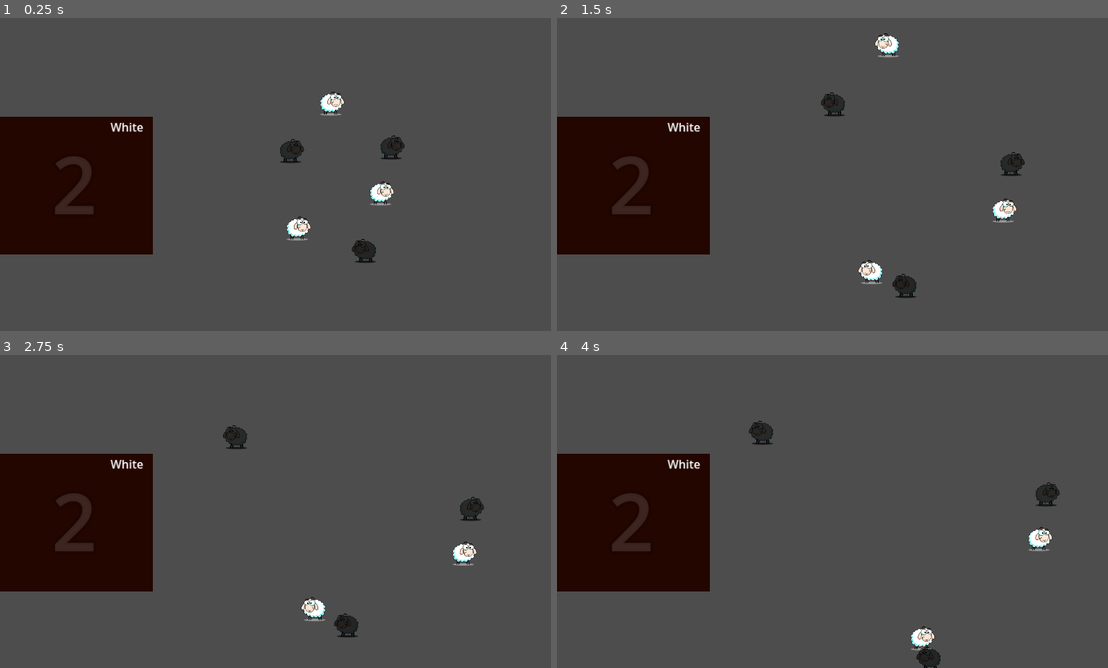
Above: before the commit, frames 1-4 (two rows, left to right).
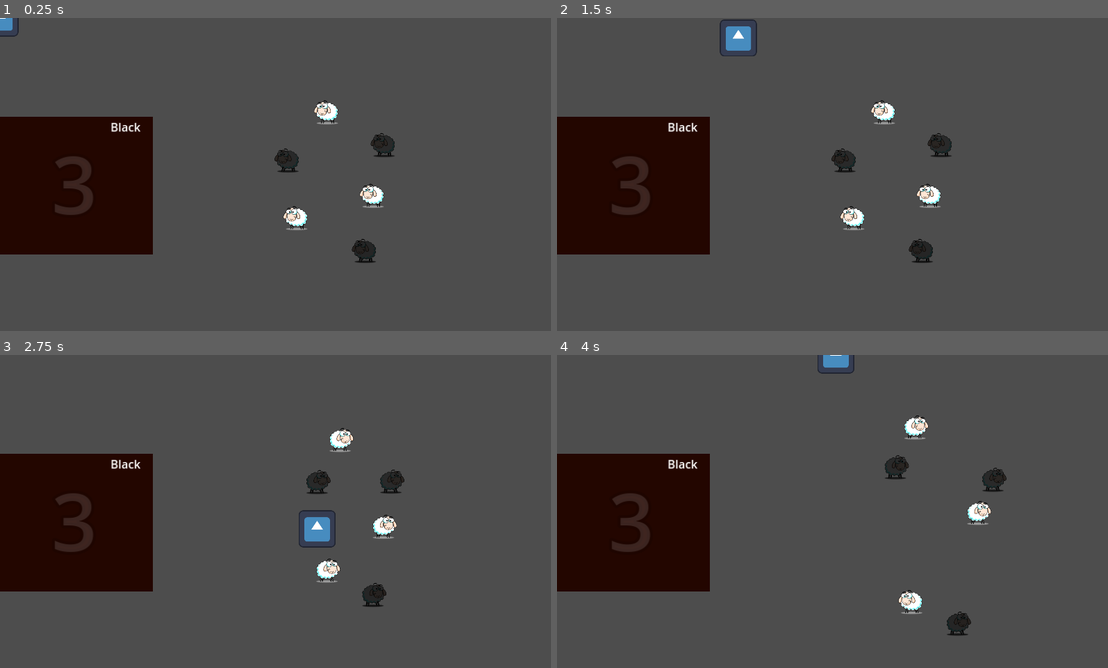
Above: after the commit, the same moments.

Repository: BuggyOffmoz/Pilot_test
Game: Godot game, scene res://Scenes/World/Test_world/test_level.tscn
Same seed, same stepped clock (60 frames per second), same inputs: the game is played once before the commit and once after it. The project has no main scene, so this scene is started directly. The engine's default icon, where the game draws it, is replaced by a stand-in: a white triangle on a blue panel in a dark square.
Inputs (mouse positions are in pixels of both pictures, inside the frame that each line leads up to):
- Up to frame 1 (0.25 s): no input
- Up to frame 2 (1.5 s): move the mouse to (959, 158) at 0.52 s; hold D (right) 0.53-1.28 s; hold K (bark, bound only after the commit) 0.53-1.28 s; click (959, 158) at 0.67 s; move the mouse to (722, 190) at 1.27 s; hold S (down) from 1.28 s (still down); tap K (bark, bound only after the commit) at 1.35 s; click (722, 190) at 1.42 s
- Up to frame 3 (2.75 s): move the mouse to (336, 442) at 2.02 s; release S (down) at 2.03 s; hold D (right) from 2.03 s (still down); hold K (bark, bound only after the commit) from 2.03 s (still down); click (336, 442) at 2.17 s
- Up to frame 4 (4 s): move the mouse to (804, 574) at 2.77 s; release D (right) at 2.78 s; release K (bark, bound only after the commit) at 2.78 s; hold W (up) 2.78-3.53 s; tap K (bark, bound only after the commit) at 2.85 s; click (804, 574) at 2.92 s; move the mouse to (1003, 558) at 3.52 s; hold A (left) from 3.53 s (still down); hold K (bark, bound only after the commit) from 3.53 s (still down); click (1003, 558) at 3.67 s

The runs differ from the first frame. In frame 1, 2.1% of the frame differs, in the area x 0-74%, y 0-72%; in frame 2, 3.6%, in the area x 9-85%, y 0-90%; in frame 3, 3.4%; in frame 4, 3.2%.

Commit message:
Dog Player

Diff:
--- /dev/null
+++ b/Scenes/Actors/Player/Dog.gd
@@ -0,0 +1,35 @@
+extends CharacterBody2D
+
+@export var maxSpeed : float = 1000.0
+@export var acceleration : float = 1000.0
+@export var friction : float = 1000.0
+
+@onready var barkingArea = $Areas/BarkingArea/CollisionShape2D
+
+var input_vector = Vector2.ZERO
+
+func _physics_process(delta):
+	input_vector.x = Input.get_action_strength("right") - Input.get_action_strength("left")
+	input_vector.y = Input.get_action_strength("down") - Input.get_action_strength("up")
+	input_vector = input_vector.normalized()
+
+	if input_vector != Vector2.ZERO:
+		velocity = velocity.move_toward(input_vector * maxSpeed, acceleration * delta)
+	else:
+		velocity = velocity.move_toward(Vector2.ZERO, friction * delta)
+
+
+	move_and_slide()
+
+func _unhandled_input(event):
+	if event.is_action_pressed("bark"):
+		barkingArea.set_deferred("disabled", false)
+	if event.is_action_released("bark"):
+		barkingArea.set_deferred("disabled", true)
+
+func _on_barking_area_body_entered(body):
+	body.set_move(self)
+
+
+func _on_barking_area_body_exited(body):
+	body.stop_move()
--- /dev/null
+++ b/Scenes/Actors/Player/Dog.tscn
@@ -0,0 +1,35 @@
+[gd_scene load_steps=5 format=3 uid="uid://b8j5r7px73e67"]
+
+[ext_resource type="Texture2D" uid="uid://d3a3pofxtss5e" path="res://icon.svg" id="1_pqf6g"]
+[ext_resource type="Script" path="res://Scenes/Actors/Player/Dog.gd" id="1_ub7nt"]
+
+[sub_resource type="CircleShape2D" id="CircleShape2D_k4qg4"]
+
+[sub_resource type="CircleShape2D" id="CircleShape2D_76x1y"]
+radius = 400.0
+
+[node name="Dog" type="CharacterBody2D"]
+collision_mask = 2
+script = ExtResource("1_ub7nt")
+maxSpeed = 800.0
+acceleration = 4500.0
+friction = 3500.0
+
+[node name="CollisionShape2D" type="CollisionShape2D" parent="."]
+shape = SubResource("CircleShape2D_k4qg4")
+
+[node name="Sprite2D" type="Sprite2D" parent="."]
+texture = ExtResource("1_pqf6g")
+
+[node name="Areas" type="Node2D" parent="."]
+
+[node name="BarkingArea" type="Area2D" parent="Areas"]
+collision_layer = 0
+collision_mask = 4
+
+[node name="CollisionShape2D" type="CollisionShape2D" parent="Areas/BarkingArea"]
+shape = SubResource("CircleShape2D_76x1y")
+disabled = true
+
+[connection signal="body_entered" from="Areas/BarkingArea" to="." method="_on_barking_area_body_entered"]
+[connection signal="body_exited" from="Areas/BarkingArea" to="." method="_on_barking_area_body_exited"]
--- a/Scenes/Actors/Player/Player.gd
+++ /dev/null
@@ -1,11 +0,0 @@
-extends CharacterBody2D
-
-func _physics_process(delta):
-	position = get_global_mouse_position()
-
-
-func _on_area_2d_body_entered(body):
-	body.set_move(self)
-
-func _on_area_2d_body_exited(body):
-	body.stop_move()
--- a/Scenes/Components/AI/States/FlockState.gd
+++ b/Scenes/Components/AI/States/FlockState.gd
@@ -24,10 +24,12 @@
 var pushObject
 
 func Enter():
-	print("FLOCK ENTER STATE")
+	#print("FLOCK ENTER STATE")
+	pass
 
 func Exit():
-	print("FLOCK EXIT STATE")
+	#print("FLOCK EXIT STATE")
+	pass
 
 
 func _ready():
--- a/Scenes/World/Test_world/test_level.tscn
+++ b/Scenes/World/Test_world/test_level.tscn
@@ -1,28 +1,10 @@
-[gd_scene load_steps=6 format=3 uid="uid://d0txsi8tn7x2d"]
+[gd_scene load_steps=4 format=3 uid="uid://d0txsi8tn7x2d"]
 
 [ext_resource type="PackedScene" uid="uid://d3ulqy3mgrbem" path="res://Scenes/Actors/Sheep.tscn" id="1_rioyp"]
-[ext_resource type="Script" path="res://Scenes/Actors/Player/Player.gd" id="2_qjp50"]
 [ext_resource type="PackedScene" uid="uid://1dscyjhqnwgp" path="res://Scenes/World_Objects/Corrals/CorralsObject.tscn" id="3_un57f"]
-
-[sub_resource type="CircleShape2D" id="CircleShape2D_4c7ct"]
-
-[sub_resource type="CircleShape2D" id="CircleShape2D_4xy38"]
-radius = 351.172
+[ext_resource type="PackedScene" uid="uid://b8j5r7px73e67" path="res://Scenes/Actors/Player/Dog.tscn" id="4_exfcs"]
 
 [node name="TestLevel" type="Node2D"]
-
-[node name="Player" type="CharacterBody2D" parent="."]
-script = ExtResource("2_qjp50")
-
-[node name="CollisionShape2D" type="CollisionShape2D" parent="Player"]
-shape = SubResource("CircleShape2D_4c7ct")
-
-[node name="Area2D" type="Area2D" parent="Player"]
-collision_layer = 0
-collision_mask = 4
-
-[node name="CollisionShape2D" type="CollisionShape2D" parent="Player/Area2D"]
-shape = SubResource("CircleShape2D_4xy38")
 
 [node name="Actors" type="Node2D" parent="."]
 y_sort_enabled = true
@@ -54,12 +36,11 @@
 position = Vector2(1019, 693)
 type_of_sheep = "White"
 
+[node name="Dog" parent="Actors" instance=ExtResource("4_exfcs")]
+
 [node name="WorldObjects" type="Node2D" parent="."]
 
 [node name="CorralsObject" parent="WorldObjects" instance=ExtResource("3_un57f")]
 position = Vector2(257, 578)
-specific_sheep_required = "White"
-sheep_amount_required = 2
-
-[connection signal="body_entered" from="Player/Area2D" to="Player" method="_on_area_2d_body_entered"]
-[connection signal="body_exited" from="Player/Area2D" to="Player" method="_on_area_2d_body_exited"]
+specific_sheep_required = "Black"
+sheep_amount_required = 3
--- a/project.godot
+++ b/project.godot
@@ -49,6 +49,12 @@
 "events": [Object(InputEventKey,"resource_local_to_scene":false,"resource_name":"","device":-1,"window_id":0,"alt_pressed":false,"shift_pressed":false,"ctrl_pressed":false,"meta_pressed":false,"pressed":false,"keycode":0,"physical_keycode":83,"key_label":0,"unicode":115,"echo":false,"script":null)
 ]
 }
+bark={
+"deadzone": 0.5,
+"events": [Object(InputEventKey,"resource_local_to_scene":false,"resource_name":"","device":-1,"window_id":0,"alt_pressed":false,"shift_pressed":false,"ctrl_pressed":false,"meta_pressed":false,"pressed":false,"keycode":0,"physical_keycode":75,"key_label":0,"unicode":107,"echo":false,"script":null)
+, Object(InputEventKey,"resource_local_to_scene":false,"resource_name":"","device":-1,"window_id":0,"alt_pressed":false,"shift_pressed":false,"ctrl_pressed":false,"meta_pressed":false,"pressed":false,"keycode":0,"physical_keycode":32,"key_label":0,"unicode":32,"echo":false,"script":null)
+]
+}
 
 [layer_names]
 
